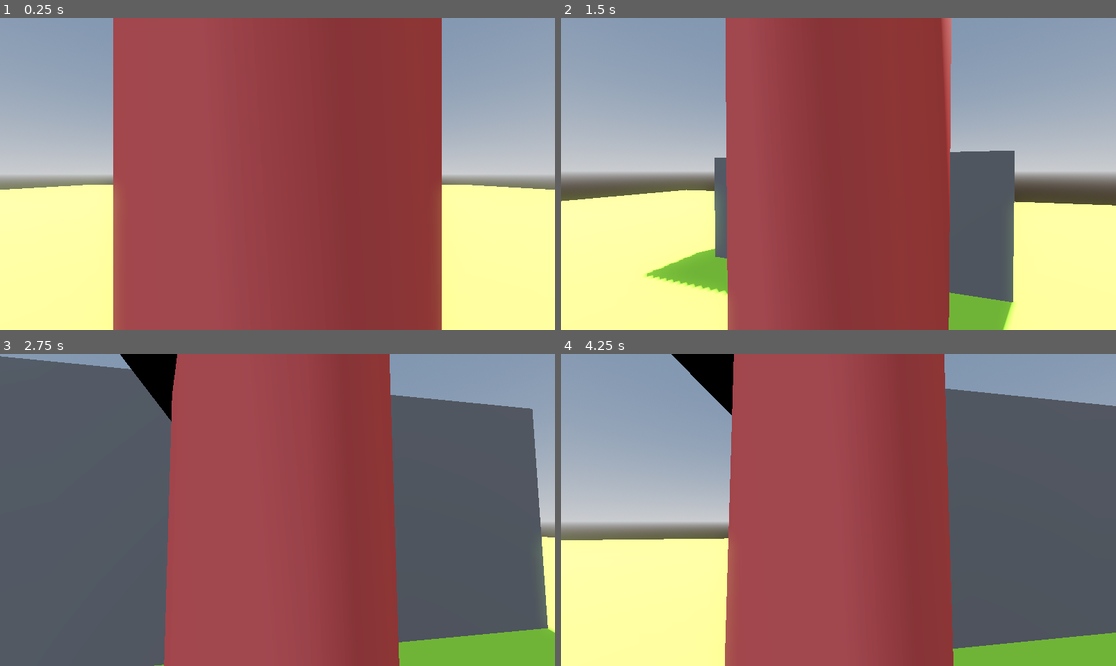
Above: before the commit, frames 1-4 (two rows, left to right).
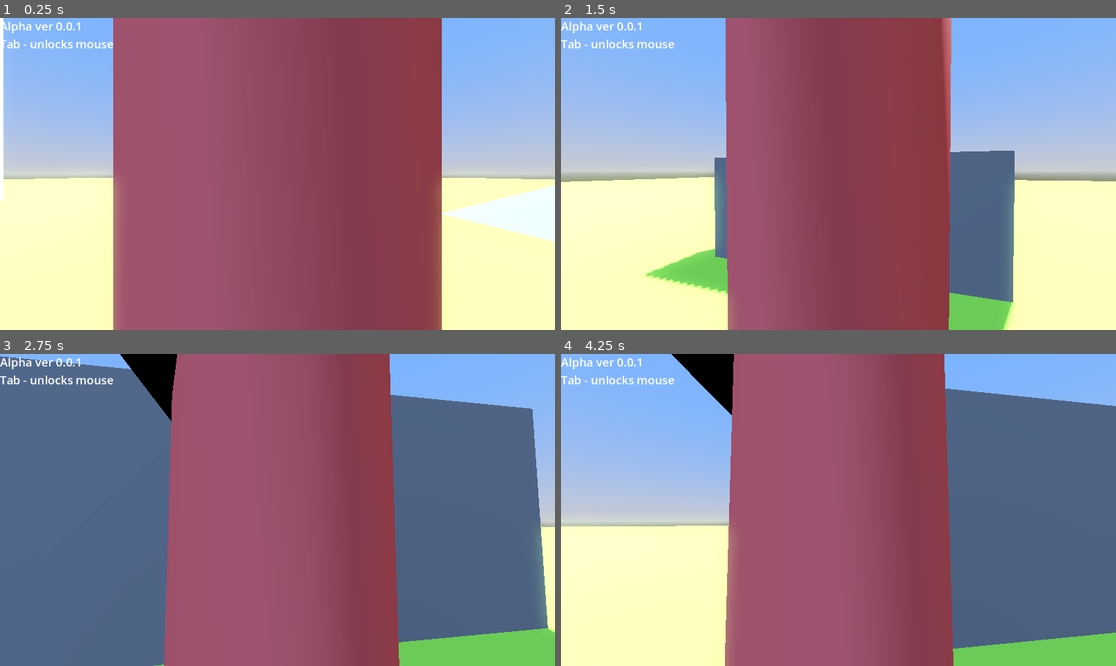
Above: after the commit, the same moments.

Repository: ColelNugent/TPG_Project
Game: Godot game, scene res://Scenes/world.tscn
Two runs of this game, one before a commit and one after it. Both use one fixed random seed, a clock stepped at 60 frames per second and the inputs below.
Inputs (mouse positions are in pixels of both pictures, inside the frame that each line leads up to):
- Up to frame 1 (0.25 s): no input
- Up to frame 2 (1.5 s): move the mouse to (866, 174) at 0.52 s; hold Ctrl (crouch) 0.53-1.28 s; hold W (move_forward) from 0.53 s (still down); tap Space (jump) at 0.77 s; move the mouse to (810, 174) at 1.27 s; tap Shift (sprint) at 1.35 s
- Up to frame 3 (2.75 s): keep holding W (move_forward); tap Space (jump) at 1.52 s; move the mouse to (288, 503) at 2.02 s; hold Tab (toggle_mouse_capture) from 2.03 s (still down)
- Up to frame 4 (4.25 s): tap Enter at 2.75 s; move the mouse to (810, 572) at 2.77 s; release Tab (toggle_mouse_capture) at 2.78 s; tap Mouse wheel down (wheel_down) at 2.85 s; tap Space (jump) at 3.02, 3.77 s; move the mouse to (1005, 556) at 3.52 s; release W (move_forward) at 3.53 s; hold A (move_left) from 3.53 s (still down); hold Mouse wheel up (wheel_up) from 3.53 s (still down)

The runs differ from the first frame. In frame 1, 77% of the frame differs, in the area x 0-100%, y 0-100%; in frame 2, 73%; in frame 3, 90%; in frame 4, 88%.

Commit message:
updated playspace

Diff:
--- /dev/null
+++ b/Buildings/broken_tower.tscn
@@ -0,0 +1,15 @@
+[gd_scene load_steps=3 format=3 uid="uid://bvdvc5fx0gp6r"]
+
+[ext_resource type="PackedScene" uid="uid://dprd6gsrc6u78" path="res://Assets/Buildings/tower1.DAE" id="1_td2kb"]
+
+[sub_resource type="CylinderShape3D" id="CylinderShape3D_vsx30"]
+height = 3.0
+radius = 3.8
+
+[node name="BrokenTower" type="StaticBody3D"]
+
+[node name="tower1" parent="." instance=ExtResource("1_td2kb")]
+
+[node name="CollisionShape3D" type="CollisionShape3D" parent="."]
+transform = Transform3D(0.994607, 0, 0, 0, 0.994607, 0, 0, 0, 0.994607, 0, 1.5, 0)
+shape = SubResource("CylinderShape3D_vsx30")
--- a/Scenes/world.tscn
+++ b/Scenes/world.tscn
@@ -1,8 +1,11 @@
-[gd_scene load_steps=6 format=3 uid="uid://bopdd1w4n5np1"]
+[gd_scene load_steps=8 format=3 uid="uid://bopdd1w4n5np1"]
 
 [ext_resource type="PackedScene" uid="uid://drg8h55nfhyco" path="res://Player/player.tscn" id="1_a02cp"]
+[ext_resource type="PackedScene" uid="uid://dsb0lketn5gcy" path="res://UI/InGame/in_game_ui.tscn" id="2_go701"]
+[ext_resource type="PackedScene" uid="uid://bvdvc5fx0gp6r" path="res://Buildings/broken_tower.tscn" id="3_5a7ea"]
 
 [sub_resource type="ProceduralSkyMaterial" id="ProceduralSkyMaterial_go701"]
+sky_top_color = Color(0.367451, 0.562405, 1, 1)
 sky_horizon_color = Color(0.662243, 0.671743, 0.686743, 1)
 ground_horizon_color = Color(0.662243, 0.671743, 0.686743, 1)
 
@@ -30,18 +33,52 @@
 [node name="CSGBox3D" type="CSGBox3D" parent="."]
 transform = Transform3D(1.00109, 0, 0, 0, 1.00109, 0, 0, 0, 1.00109, 0, -0.5, 0)
 use_collision = true
-size = Vector3(35, 1, 35)
+size = Vector3(100, 1, 100)
 material = SubResource("StandardMaterial3D_a02cp")
 
 [node name="Player" parent="." instance=ExtResource("1_a02cp")]
 transform = Transform3D(1, 0, 0, 0, 1, 0, 0, 0, 1, 0, 1, 0)
 
-[node name="CSGBox3D2" type="CSGBox3D" parent="."]
+[node name="Control" type="Control" parent="."]
+layout_mode = 3
+anchors_preset = 0
+offset_right = 40.0
+offset_bottom = 40.0
+
+[node name="In-Game UI" parent="Control" instance=ExtResource("2_go701")]
+layout_mode = 1
+
+[node name="BrokenTower" parent="." instance=ExtResource("3_5a7ea")]
+transform = Transform3D(-8.74228e-08, 0, -2, 0, 2, 0, 2, 0, -8.74228e-08, -15.9263, 0, -1.45556)
+
+[node name="placed" type="Node3D" parent="."]
+
+[node name="CSGBox3D2" type="CSGBox3D" parent="placed"]
 transform = Transform3D(1, 0, 0, 0, 1, 0, 0, 0, 1, 0, 0, -7.45853)
 use_collision = true
 size = Vector3(5, 4, 1)
 
-[node name="CSGBox3D3" type="CSGBox3D" parent="."]
+[node name="CSGBox3D3" type="CSGBox3D" parent="placed"]
 transform = Transform3D(-4.37114e-08, 0, 1, 0, 1, 0, -1, 0, -4.37114e-08, -5.01585, 0, 8.42242)
 use_collision = true
 size = Vector3(5, 4, 1)
+
+[node name="CSGBox3D4" type="CSGBox3D" parent="placed"]
+transform = Transform3D(-4.35874e-08, 0, 0.997162, 0, 0.997162, 0, -0.997162, 0, -4.35874e-08, 3.71931, 0, 3.38369)
+use_collision = true
+size = Vector3(2.5, 2, 2.5)
+
+[node name="CSGBox3D5" type="CSGBox3D" parent="placed"]
+transform = Transform3D(-4.35874e-08, 0, 0.997162, 0, 0.997162, 0, -0.997162, 0, -4.35874e-08, 3.71931, 0.701549, 6.79446)
+use_collision = true
+size = Vector3(2.5, 2, 2.5)
+
+[node name="CSGBox3D6" type="CSGBox3D" parent="placed"]
+transform = Transform3D(-4.35874e-08, 0, 0.997162, 0, 0.997162, 0, -0.997162, 0, -4.35874e-08, 3.736, 0.325332, 9.71924)
+use_collision = true
+size = Vector3(2.5, 4, 2.5)
+
+[node name="CSGPolygon3D" type="CSGPolygon3D" parent="placed"]
+transform = Transform3D(-6.90325, 0, -2.45516e-07, 0, 1.71382, 0, 6.03501e-07, 0, -2.80838, 10.7849, -0.0501156, -4.32398)
+use_collision = true
+polygon = PackedVector2Array(0, 0, 0, 1, 1, 0)
--- /dev/null
+++ b/UI/InGame/in_game_ui.tscn
@@ -0,0 +1,20 @@
+[gd_scene load_steps=2 format=3 uid="uid://dsb0lketn5gcy"]
+
+[sub_resource type="LabelSettings" id="LabelSettings_c1t8s"]
+font_size = 24
+
+[node name="In-Game UI" type="Control"]
+layout_mode = 3
+anchors_preset = 15
+anchor_right = 1.0
+anchor_bottom = 1.0
+grow_horizontal = 2
+grow_vertical = 2
+
+[node name="Label" type="Label" parent="."]
+layout_mode = 0
+offset_right = 40.0
+offset_bottom = 23.0
+text = "Alpha ver 0.0.1
+Tab - unlocks mouse"
+label_settings = SubResource("LabelSettings_c1t8s")
Not shown, added: Assets/Buildings/tower1.DAE
Not shown, added: Assets/Buildings/tower1.DAE.import
